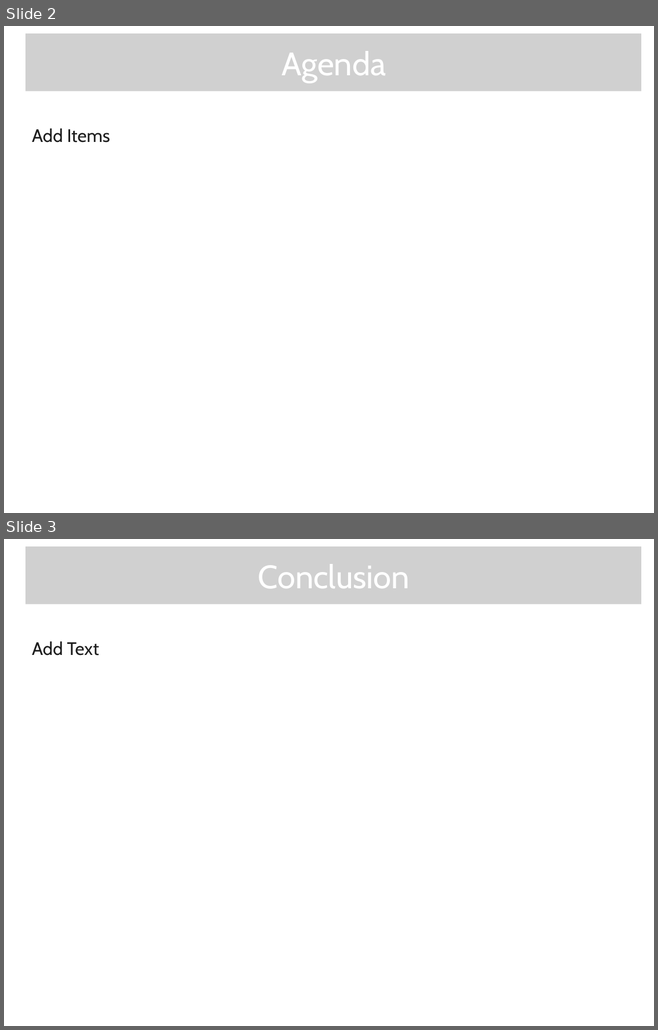
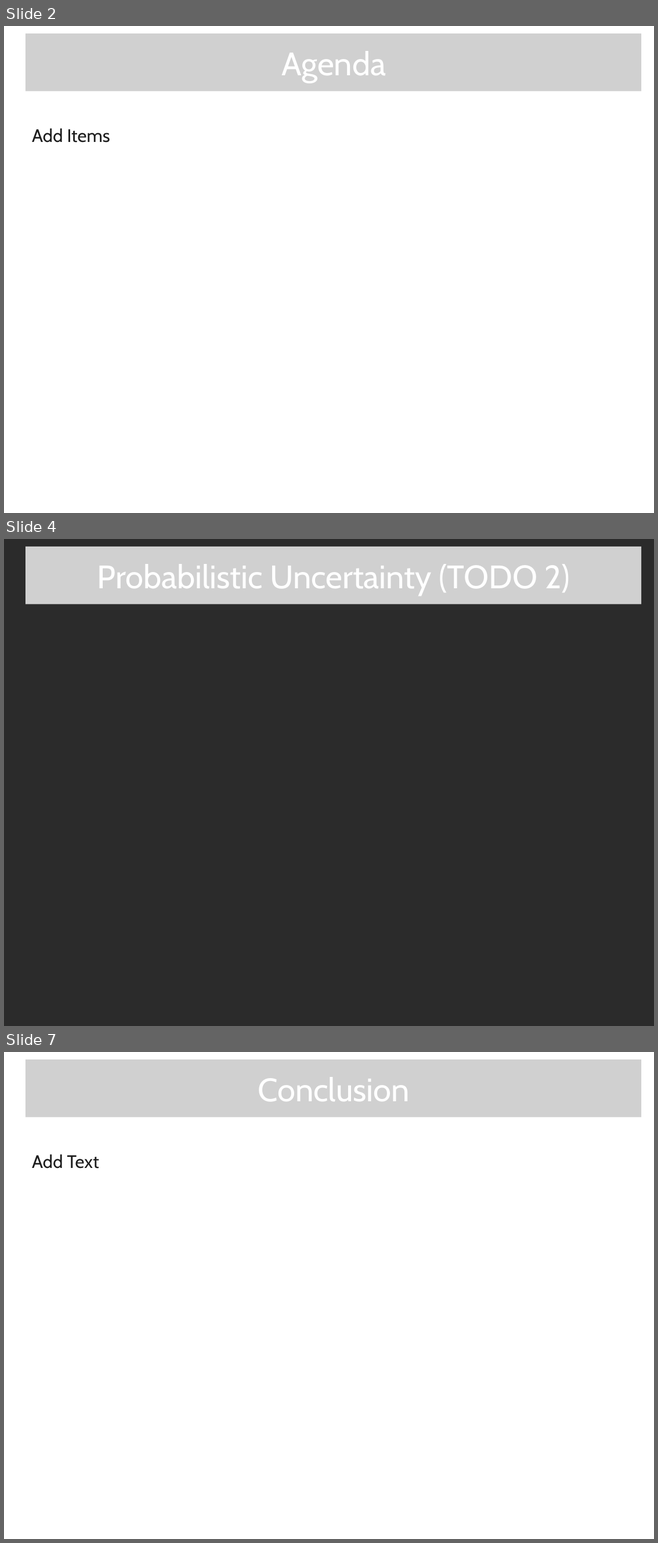
Before and after one commit to Mikachupichu/central-banking-expert-system, a slide deck: A-D2.pptx. Shown one above the other, each under a label of ours: slides 2 and 3 before the commit, slides 2, 4 and 7 after it; the slides between them are not shown. The pictures are 658x1030 and 658x1543 pixels, drawn with LibreOffice and Linux fonts; fonts in the diff are those of the drawing; grey boxes stand for pictures; background and template pictures are left out; a plain dark background stands for a picture behind light text. Boxes give left, top, right and bottom in pixels: in the first picture for what was removed or moved away, otherwise in the second. Text is boxed around its words. In the diff, an @@ line names an element or a change of style, - is before the commit and + after.

Commit message:
TODO 2

```diff
--- a/A-D2.pptx
+++ b/A-D2.pptx
@@ slide 4 added at (4, 539, 654, 1026), background picture (left out) @@
@@ picture added at (25, 546, 641, 604) @@
@@ text added at (97, 564, 570, 595), 36 pt, text #FFFFFF @@
+Probabilistic Uncertainty (TODO 2)
@@ what was slide 3 is now slide 7 @@
```
Also in this commit, not shown: 1 slide changed, 3 other slides added, 1 other file.
